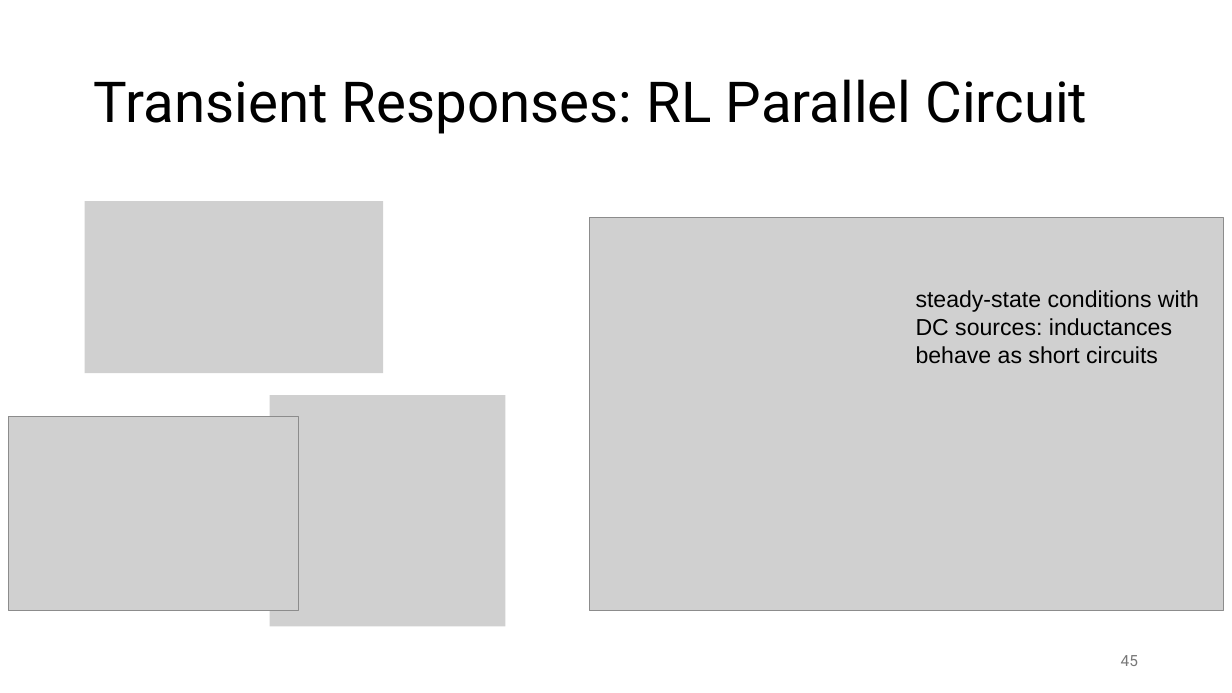
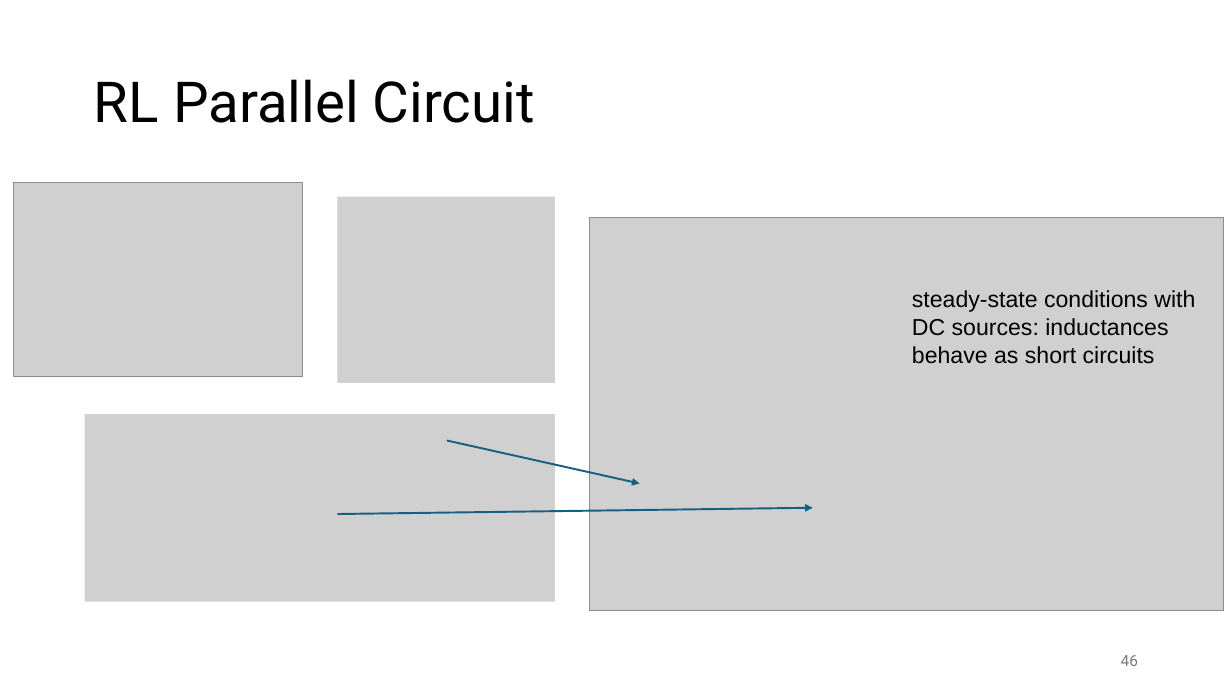
Before and after one commit to FelixWick/intro_electrical_eng, a slide deck: slide 46 of slides/3_EMfields.pptx (slide 45 before the commit). Drawn at 1232x693 pixels with LibreOffice and Linux fonts; fonts in the diff are those of the drawing; grey boxes stand for pictures. Boxes give left, top, right and bottom in pixels: in the first picture for what was removed or moved away, otherwise in the second. Text is boxed around its words. In the diff, an @@ line names an element or a change of style, - is before the commit and + after.

Commit message:
more on transients

```diff
--- a/slides/3_EMfields.pptx
+++ b/slides/3_EMfields.pptx
@@ title at [94, 79, 535, 123]: text changed @@
-Transient Responses: RL Parallel Circuit
+RL Parallel Circuit
@@ picture: place and size @@
-picture at [8, 417, 298, 611]
+picture at [14, 183, 303, 377]
@@ picture removed at [85, 201, 384, 373] @@
@@ picture added at [337, 197, 555, 384] @@
@@ text "steady-state conditions with DC sources: ...": place and size @@
-text "steady-state conditions with DC sources: ..." at [916, 290, 1199, 364]
+text "steady-state conditions with DC sources: ..." at [912, 290, 1195, 364]
@@ picture: place and size @@
-picture at [270, 396, 506, 627]
+picture at [85, 414, 555, 602]
@@ arrow added from (446, 441) to (640, 483), #156082 1.5 pt @@
@@ arrow added from (337, 514) to (813, 508), #156082 1.5 pt @@
```
Also in this commit, not shown: 2 other slides changed, 2 slides added, 1 other file.
